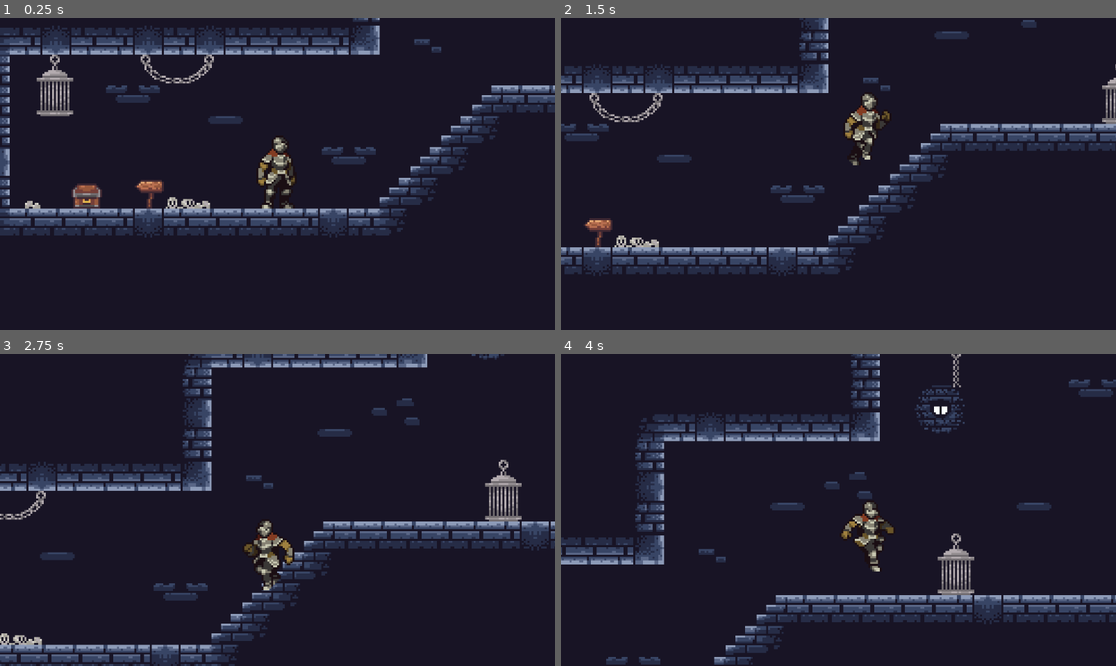
Above: before the commit, frames 1-4 (two rows, left to right).
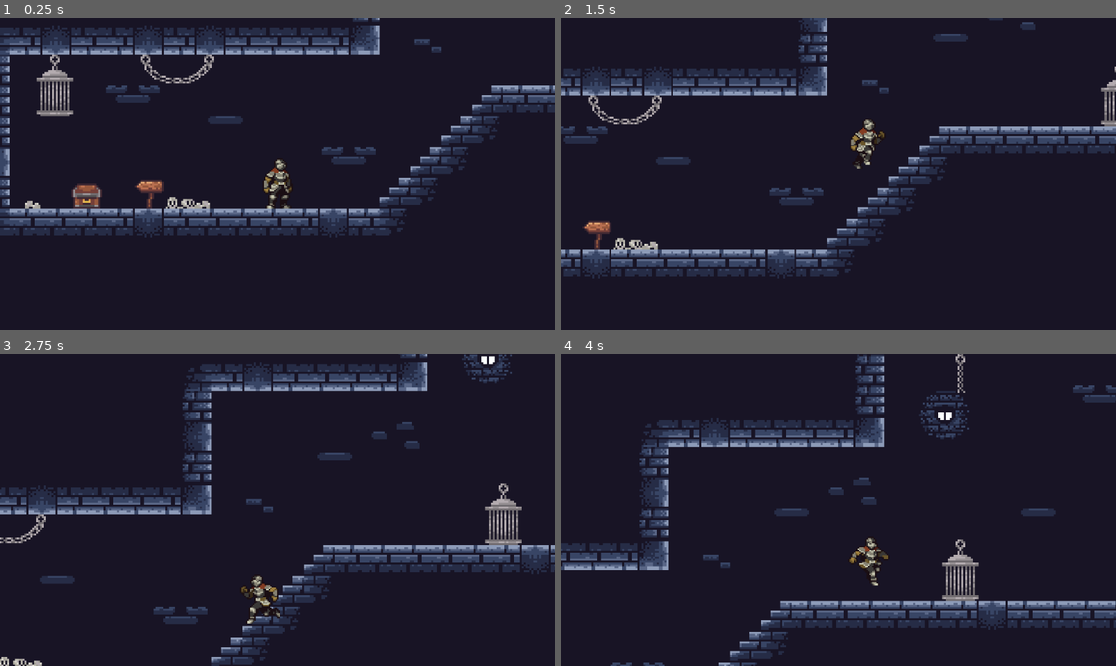
Above: after the commit, the same moments.

Repository: The-Bradster/crono-clones
Game: Godot game, scene res://scenes/main.tscn
The game is run twice, just before and just after one commit, with the same random seed, the same clock (stepped at 60 frames per second) and the same inputs.
Inputs:
- Up to frame 1 (0.25 s): no input
- Up to frame 2 (1.5 s): hold Space (jump) 0.53-1.28 s; hold D (move_right) from 0.53 s (still down); tap Space (jump) at 1.35 s
- Up to frame 3 (2.75 s): tap Space (jump) at 1.52, 1.82 s; release D (move_right) at 2.03 s; hold A (move_left) from 2.03 s (still down); hold Space (jump) from 2.03 s (still down)
- Up to frame 4 (4 s): release A (move_left) at 2.78 s; release Space (jump) at 2.78 s; hold D (move_right) from 2.78 s (still down); tap Space (jump) at 2.85, 3.02, 3.32 s; hold Space (jump) from 3.53 s (still down)

The runs differ from the first frame. In frame 1, 0.8% of the frame differs, in the area x 46-54%, y 38-62%; in frame 2, 12%; in frame 3, 24%, in the area x 0-100%, y 0-100%; in frame 4, 17%.

Commit message:
fixed player size, edited hitbox

Diff:
--- a/scenes/player.tscn
+++ b/scenes/player.tscn
@@ -210,18 +210,20 @@
 }]
 
 [sub_resource type="CapsuleShape2D" id="CapsuleShape2D_jej6c"]
-radius = 9.0
-height = 36.0
+radius = 3.0
+height = 26.0
 
 [node name="Player" type="CharacterBody2D"]
 script = ExtResource("1_g2els")
 
 [node name="AnimatedSprite2D" type="AnimatedSprite2D" parent="."]
-position = Vector2(0, -40)
+position = Vector2(-0.810594, -27.5)
+scale = Vector2(0.743055, 0.6875)
 sprite_frames = SubResource("SpriteFrames_3v2ag")
-animation = &"idle"
+animation = &"jump"
 autoplay = "idle"
+frame_progress = 0.255006
 
 [node name="CollisionShape2D" type="CollisionShape2D" parent="."]
-position = Vector2(-5, -18)
+position = Vector2(-4, -13)
 shape = SubResource("CapsuleShape2D_jej6c")
